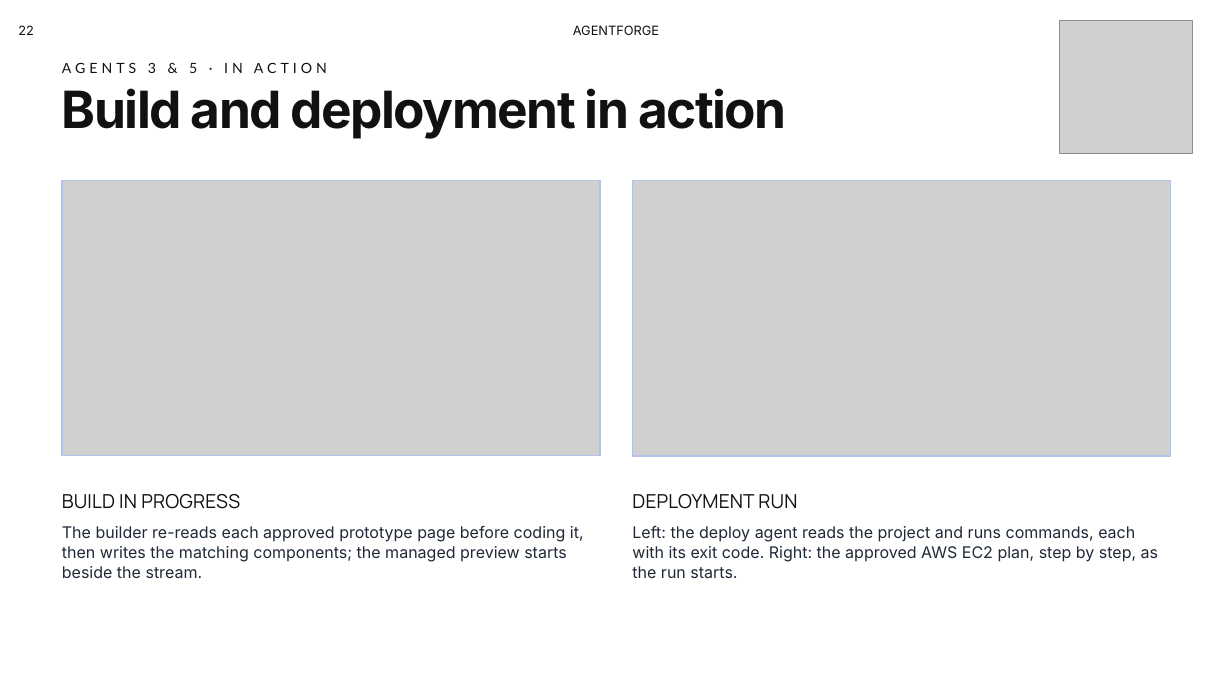
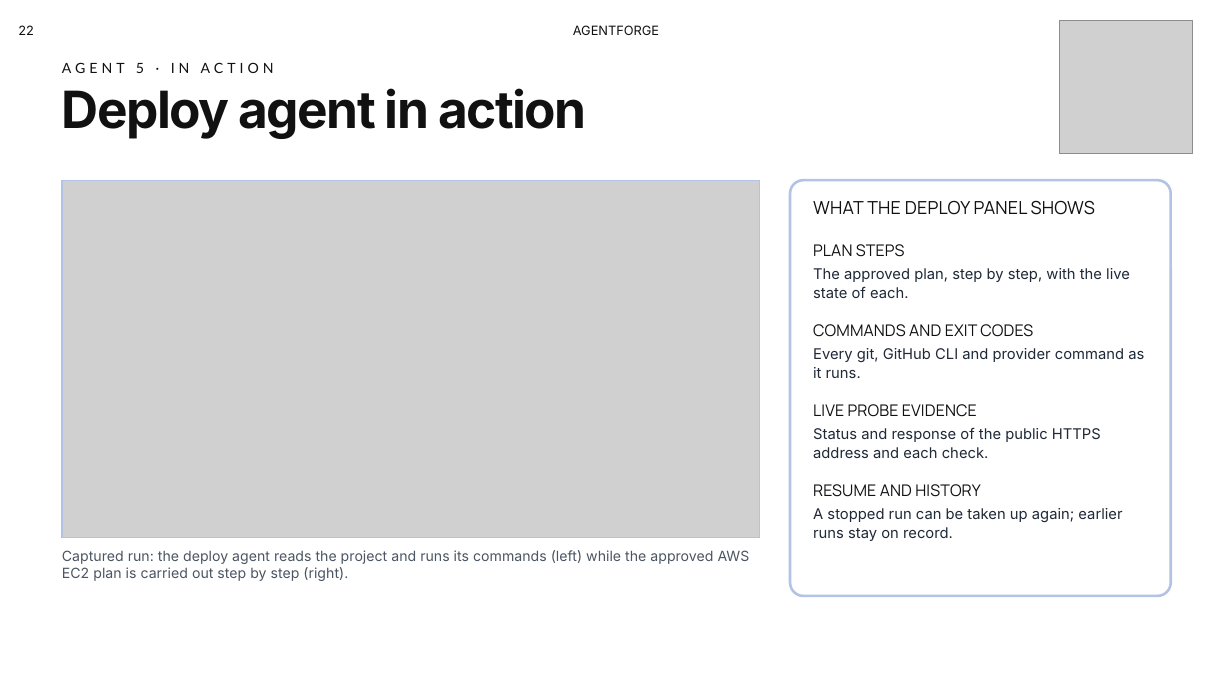
Before and after one commit to Ravindu200232/agentforge-studio, a slide deck: slide 22 of docs/presentation/AgentForge-PP2.pptx. Drawn at 1232x693 pixels with LibreOffice and Linux fonts; fonts in the diff are those of the drawing; grey boxes stand for pictures; background and template pictures are left out. Boxes give left, top, right and bottom in pixels: in the first picture for what was removed or moved away, otherwise in the second. Text is boxed around its words. In the diff, an @@ line names an element or a change of style, - is before the commit and + after.

```diff
--- a/docs/presentation/AgentForge-PP2.pptx
+++ b/docs/presentation/AgentForge-PP2.pptx
@@ text at (62,62,274,73): text changed @@
-AGENTS 3 & 5 · IN ACTION
+AGENT 5 · IN ACTION
@@ text at (62,88,586,139): text changed @@
-Build and deployment in action
+Deploy agent in action
@@ rectangle: place and size @@
-rectangle at (62,180,601,456)
+rectangle at (62,180,760,538)
@@ picture: place and size @@
-picture at (62,180,601,456)
+picture at (62,180,760,538)
@@ picture removed at (632,180,1171,456) @@
@@ rectangle removed at (632,180,1171,456) @@
@@ rounded rectangle added at (790,180,1171,596), fill #FFFFFF at 80% opacity, outline #B2C3E5 2 pt @@
@@ text added at (813,200,1095,215), 14 pt, text #111111 @@
+WHAT THE DEPLOY PANEL SHOWS
@@ text added at (813,244,905,257), 12.5 pt, text #111111 @@
+PLAN STEPS
@@ text added at (813,268,1130,298), 11.5 pt, text #1F2937 @@
+The approved plan, step by step, with the live state of each.
@@ text added at (813,324,1033,337), 12.5 pt, text #111111 @@
+COMMANDS AND EXIT CODES
@@ text added at (813,348,1144,378), 11.5 pt, text #1F2937 @@
+Every git, GitHub CLI and provider command as it runs.
@@ text added at (813,404,977,417), 12.5 pt, text #111111 @@
+LIVE PROBE EVIDENCE
@@ text added at (813,427,1101,458), 11.5 pt, text #1F2937 @@
+Status and response of the public HTTPS address and each check.
@@ text removed at (62,494,240,509) @@
-BUILD IN PROGRESS
@@ text removed at (632,494,797,509) @@
-DEPLOYMENT RUN
@@ text added at (813,484,980,497), 12.5 pt, text #111111 @@
+RESUME AND HISTORY
@@ text added at (813,508,1122,541), 11.5 pt, text #1F2937 @@
+A stopped run can be taken up again; earlier runs stay on record.
@@ text removed at (62,525,584,578) @@
-The builder re-reads each approved prototype page before coding it, then writes the matching components; the managed preview starts beside the stream.
@@ text at (62,550,750,581): text changed; size 12.5 to 11 pt; text colour #1F2937 to #4B5563 @@
-Left: the deploy agent reads the project and runs commands, each with its exit code. Right: the approved AWS EC2 plan, step by step, as the run starts.
+Captured run: the deploy agent reads the project and runs its commands (left) while the approved AWS EC2 plan is carried out step by step (right).
```
Also in this commit, not shown: 17 other slides changed.
